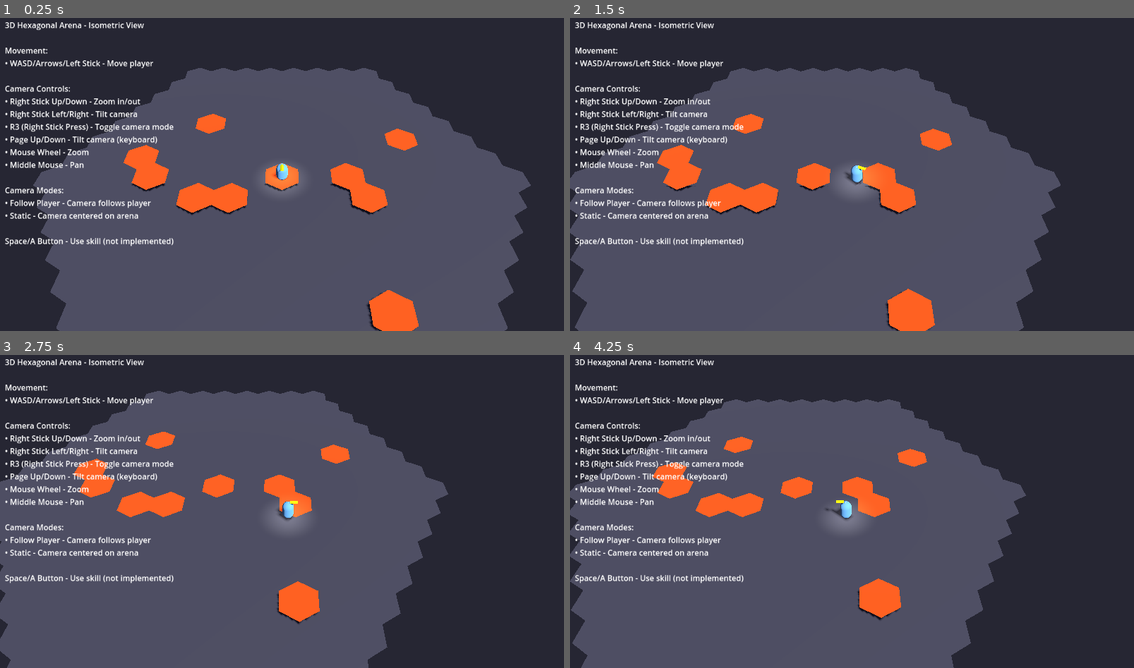
Above: before the commit, frames 1-4 (two rows, left to right).
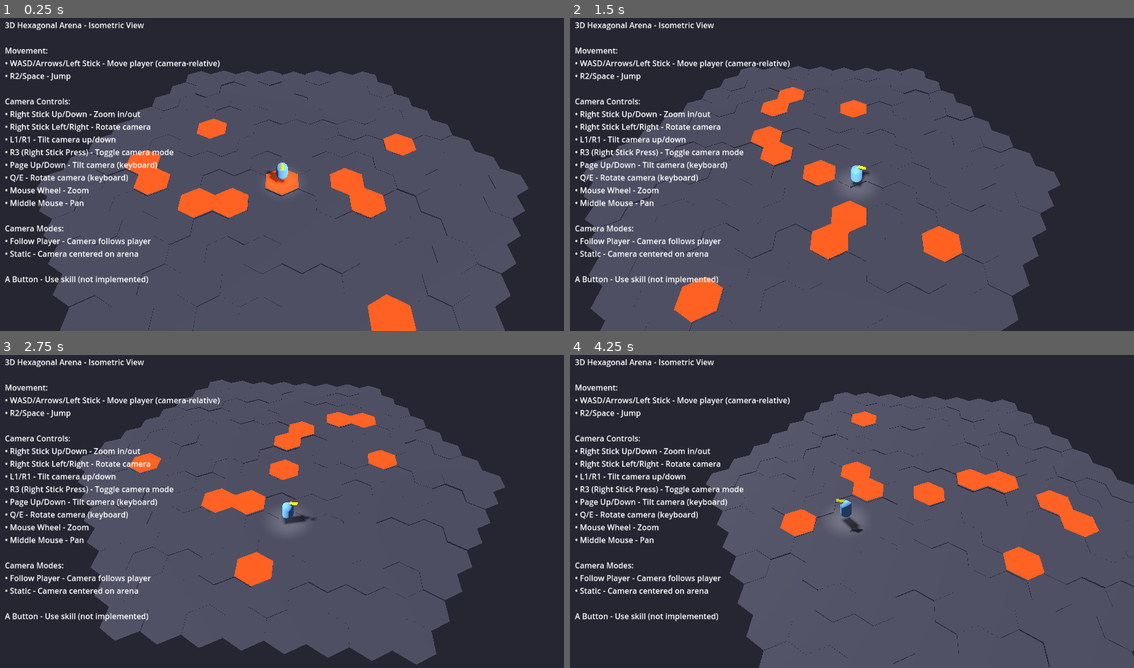
Above: after the commit, the same moments.

Repository: bbaserdem/GemBrawl
Game: Godot game, scene res://scenes/hex_arena_3d_gameplay.tscn
Same seed, same stepped clock (60 frames per second), same inputs: the game is played once before the commit and once after it.
Inputs (mouse positions are in pixels of both pictures, inside the frame that each line leads up to):
- Up to frame 1 (0.25 s): no input
- Up to frame 2 (1.5 s): move the mouse to (976, 155) at 0.52 s; hold D (move_right) 0.53-1.28 s; hold Q (rotate_camera_left) 0.53-1.28 s; click (976, 155) at 0.67 s; move the mouse to (739, 187) at 1.27 s; hold S (move_down) from 1.28 s (still down); tap E (rotate_camera_right) at 1.35 s
- Up to frame 3 (2.75 s): move the mouse to (338, 439) at 2.02 s; release S (move_down) at 2.03 s; hold D (move_right) from 2.03 s (still down); hold Q (rotate_camera_left) from 2.03 s (still down)
- Up to frame 4 (4.25 s): move the mouse to (823, 574) at 2.77 s; release D (move_right) at 2.78 s; release Q (rotate_camera_left) at 2.78 s; hold Escape (ui_page_up) 2.78-3.53 s; tap E (rotate_camera_right) at 2.85 s; click (823, 574) at 2.92 s; move the mouse to (1021, 558) at 3.52 s; hold A (move_left) from 3.53 s (still down); hold Q (rotate_camera_left) from 3.53 s (still down)

The runs differ from the first frame. In frame 1, 8.1% of the frame differs, in the area x 0-95%, y 13-100%; in frame 2, 14%; in frame 3, 32%; in frame 4, 47%, in the area x 0-100%, y 11-100%.

Commit message:
feat: Add vertical movement and improve camera controls
- Add jump functionality with R2/Space key mapping
- Implement gravity physics for both free and hex movement modes
- Add floor collision to hex tiles preventing player from falling through
- Add variable terrain height with noise for more interesting arena
- Implement proper step height for walking over small height differences

Camera improvements:
- Fix zoom polarity (up = zoom in, down = zoom out)
- Fix PS5 controller L1/R1 button mappings (indices 9/10)
- Implement smooth camera tilt interpolation
- Fix camera tilt jerking by removing duplicate input handling
- Add camera-relative movement for intuitive controls

Arena improvements:
- Create StaticBody3D with CollisionShape3D for each tile
- Add tile thickness and 3D prism mesh generation
- Add height variation with noise for terrain interest
- Position collision shapes to match tile geometry

Final control scheme:
- Left stick: Camera-relative movement
- Right stick up/down: Zoom in/out
- Right stick left/right: Rotate camera
- L1/R1: Tilt camera up/down
- R2/Space: Jump
- R3: Toggle camera mode
- Q/E: Rotate camera (keyboard)

Diff:
--- a/game/project.godot
+++ b/game/project.godot
@@ -71,3 +71,22 @@
 "events": [Object(InputEventKey,"resource_local_to_scene":false,"resource_name":"","device":-1,"window_id":0,"alt_press …(192 unchanged characters)…
 ]
 }
+tilt_camera_up={
+"deadzone": 0.5,
+"events": [Object(InputEventJoypadButton,"resource_local_to_scene":false,"resource_name":"","device":-1,"button_index":9,"pressure":0.0,"pressed":false,"script":null)
+, Object(InputEventKey,"resource_local_to_scene":false,"resource_name":"","device":-1,"window_id":0,"alt_pressed":false,"shift_pressed":false,"ctrl_pressed":false,"meta_pressed":false,"pressed":false,"keycode":0,"physical_keycode":4194305,"key_label":0,"unicode":0,"location":0,"echo":false,"script":null)
+]
+}
+tilt_camera_down={
+"deadzone": 0.5,
+"events": [Object(InputEventJoypadButton,"resource_local_to_scene":false,"resource_name":"","device":-1,"button_index":10,"pressure":0.0,"pressed":false,"script":null)
+, Object(InputEventKey,"resource_local_to_scene":false,"resource_name":"","device":-1,"window_id":0,"alt_pressed":false,"shift_pressed":false,"ctrl_pressed":false,"meta_pressed":false,"pressed":false,"keycode":0,"physical_keycode":4194307,"key_label":0,"unicode":0,"location":0,"echo":false,"script":null)
+]
+}
+jump={
+"deadzone": 0.5,
+"events": [Object(InputEventJoypadButton,"resource_local_to_scene":false,"resource_name":"","device":-1,"button_index":7,"pressure":0.0,"pressed":true,"script":null)
+, Object(InputEventJoypadMotion,"resource_local_to_scene":false,"resource_name":"","device":-1,"axis":5,"axis_value":1.0,"script":null)
+, Object(InputEventKey,"resource_local_to_scene":false,"resource_name":"","device":-1,"window_id":0,"alt_pressed":false,"shift_pressed":false,"ctrl_pressed":false,"meta_pressed":false,"pressed":false,"keycode":0,"physical_keycode":32,"key_label":0,"unicode":32,"location":0,"echo":false,"script":null)
+]
+}
--- a/game/scenes/hex_arena_3d_gameplay.tscn
+++ b/game/scenes/hex_arena_3d_gameplay.tscn
@@ -47,13 +47,16 @@
 text = "3D Hexagonal Arena - Isometric View
 
 Movement:
-• WASD/Arrows/Left Stick - Move player
+• WASD/Arrows/Left Stick - Move player (camera-relative)
+• R2/Space - Jump
 
 Camera Controls:
 • Right Stick Up/Down - Zoom in/out
-• Right Stick Left/Right - Tilt camera
+• Right Stick Left/Right - Rotate camera
+• L1/R1 - Tilt camera up/down
 • R3 (Right Stick Press) - Toggle camera mode
 • Page Up/Down - Tilt camera (keyboard)
+• Q/E - Rotate camera (keyboard)
 • Mouse Wheel - Zoom
 • Middle Mouse - Pan
 
@@ -61,4 +64,4 @@
 • Follow Player - Camera follows player
 • Static - Camera centered on arena
 
-Space/A Button - Use skill (not implemented)"
+A Button - Use skill (not implemented)"
--- a/game/scripts/camera_controller_3d.gd
+++ b/game/scripts/camera_controller_3d.gd
@@ -9,10 +9,10 @@
 @export var look_at_offset: Vector3 = Vector3.ZERO
 
 ## Tilt settings
-@export var tilt_angle: float = 45.0  # Degrees
+@export var tilt_angle: float  # Degrees - will be set from initial rotation
 @export var min_tilt: float = 15.0
 @export var max_tilt: float = 75.0
-@export var tilt_speed: float = 30.0  # Degrees per second
+@export var tilt_speed: float = 60.0  # Increased from 30 for more noticeable effect
 
 ## Zoom settings
 @export var zoom_speed: float = 0.5  # Reduced for finer control
@@ -26,7 +26,8 @@
 
 ## Rotation settings
 @export var rotation_speed: float = 90.0  # Degrees per second
-@export var enable_rotation: bool = false  # Disabled for isometric view
+@export var enable_rotation: bool = true  # Enable rotation for better control
+var current_rotation: float = 0.0  # Current rotation angle in degrees
 
 ## Follow settings
 @export var follow_target: Node3D
@@ -47,10 +48,25 @@
 var is_panning: bool = false
 var pan_start_pos: Vector2
 var pan_start_cam_pos: Vector3
+var initial_pivot_rotation: Vector3  # Store initial rotation
+var initial_tilt_degrees: float  # Store initial tilt in degrees
+var is_initialized: bool = false  # Track initialization state
+var current_tilt: float  # Actual rendered tilt (smoothly interpolated)
 
 func _ready() -> void:
 	# Initialize camera position
 	current_zoom = camera_distance
+
+	# Store initial pivot rotation
+	if camera_pivot:
+		initial_pivot_rotation = camera_pivot.rotation
+		# Calculate the initial tilt angle from the rotation
+		initial_tilt_degrees = -rad_to_deg(initial_pivot_rotation.x)
+		# Set our tilt angle to match the initial rotation
+		tilt_angle = initial_tilt_degrees
+		current_tilt = tilt_angle  # Initialize current tilt
+
+	is_initialized = true
 	_update_camera_position()
 
 	# Set up input
@@ -70,6 +86,12 @@
 	# Handle continuous input (keyboard and gamepad camera control)
 	_handle_keyboard_input(delta)
 	_handle_gamepad_camera(delta)
+
+	# Smoothly interpolate tilt
+	if is_initialized and abs(current_tilt - tilt_angle) > 0.01:
+		var old_current = current_tilt
+		current_tilt = lerp(current_tilt, tilt_angle, 10.0 * delta)
+		_update_camera_position()
 
 	# Handle edge panning
 	if enable_edge_pan:
@@ -94,12 +116,6 @@
 				global_position = global_position.lerp(target_pos, follow_smoothness * delta)
 
 func _unhandled_input(event: InputEvent) -> void:
-	# Camera tilt (Page Up/Down only - removed R1/R2)
-	if event.is_action_pressed("ui_page_up"):
-		_adjust_tilt(-tilt_speed / 10.0)
-	elif event.is_action_pressed("ui_page_down"):
-		_adjust_tilt(tilt_speed / 10.0)
-
 	# Toggle camera mode with R3 (right stick press)
 	if event is InputEventJoypadButton:
 		if event.button_index == JOY_BUTTON_RIGHT_STICK and event.pressed:
@@ -139,6 +155,8 @@
 		elif Input.is_action_pressed("rotate_camera_right"):
 			rotation.y -= deg_to_rad(rotation_speed * delta)
 
+## Gamepad functions
+
 func _handle_gamepad_camera(delta: float) -> void:
 	# Right stick camera controls
 	if Input.get_connected_joypads().size() > 0:
@@ -153,11 +171,18 @@
 
 		# Right stick Y-axis: Zoom (up = zoom in, down = zoom out)
 		if right_stick_y != 0:
-			_adjust_zoom(-zoom_speed * right_stick_y)  # Negative for intuitive control
-
-		# Right stick X-axis: Camera tilt (left = tilt up, right = tilt down)
-		if right_stick_x != 0:
-			_adjust_tilt(tilt_speed * right_stick_x * delta)
+			_adjust_zoom(zoom_speed * right_stick_y)  # Positive for intuitive control (up = negative axis = zoom in)
+
+		# Right stick X-axis: Rotate camera around scene
+		if right_stick_x != 0 and enable_rotation:
+			current_rotation += rotation_speed * right_stick_x * delta
+			_update_camera_position()
+
+		# Handle camera tilt with L1/R1
+		if Input.is_action_pressed("tilt_camera_up"):
+			_adjust_tilt(tilt_speed * delta)
+		elif Input.is_action_pressed("tilt_camera_down"):
+			_adjust_tilt(-tilt_speed * delta)
 
 func _handle_edge_pan(delta: float) -> void:
 	var viewport = get_viewport()
@@ -184,19 +209,26 @@
 		global_position += pan_dir * pan_speed * delta
 
 func _adjust_tilt(delta_tilt: float) -> void:
+	# Simply update the target tilt angle - smoothing happens in _process
 	tilt_angle = clamp(tilt_angle + delta_tilt, min_tilt, max_tilt)
-	_update_camera_position()
 
 func _adjust_zoom(delta_zoom: float) -> void:
 	current_zoom = clamp(current_zoom + delta_zoom, min_zoom, max_zoom)
 	_update_camera_position()
 
 func _update_camera_position() -> void:
-	if not camera_pivot or not camera:
+	if not is_initialized or not camera_pivot or not camera:
 		return
 
-	# Update pivot tilt
-	camera_pivot.rotation.x = -deg_to_rad(tilt_angle)
+	# Update camera rotation around Y axis
+	rotation.y = deg_to_rad(current_rotation)
+
+	# Update pivot tilt - use negative because rotation.x is inverted in Godot
+	var target_rotation = -deg_to_rad(current_tilt)
+	camera_pivot.rotation.x = target_rotation  # Use interpolated tilt
+	# Preserve Y and Z rotations from initial setup
+	camera_pivot.rotation.y = initial_pivot_rotation.y
+	camera_pivot.rotation.z = initial_pivot_rotation.z
 
 	# Update camera distance
 	camera.position = Vector3(0, 0, current_zoom)
--- a/game/scripts/hex_arena_3d.gd
+++ b/game/scripts/hex_arena_3d.gd
@@ -7,6 +7,11 @@
 @export var arena_radius: int = 7
 @export var hex_size: float = 1.0
 @export var hazard_count: int = 10
+
+## Tile configuration
+@export var tile_thickness: float = 0.5  # Height of tile blocks
+@export var height_noise_amount: float = 0.05  # Random height variation
+@export var hazard_height_offset: float = 0.1  # Height offset for hazards
 
 ## Visual settings
 @export var floor_material: StandardMaterial3D
@@ -41,22 +46,23 @@
 	var arrays = []
 	arrays.resize(Mesh.ARRAY_MAX)
 
-	# Create vertices for pointy-top hexagon
+	# Create vertices for pointy-top hexagon prism
 	var vertices = PackedVector3Array()
 	var uvs = PackedVector2Array()
 	var normals = PackedVector3Array()
 
+	# Top face
 	# Center vertex
-	vertices.push_back(Vector3.ZERO)
+	vertices.push_back(Vector3(0, tile_thickness/2, 0))
 	uvs.push_back(Vector2(0.5, 0.5))
 	normals.push_back(Vector3.UP)
 
-	# Outer vertices (6 points)
+	# Outer vertices (6 points) - top face
 	for i in range(6):
 		var angle = (PI / 3.0) * i - PI / 6.0  # Start at top point
 		var x = hex_size * cos(angle)
 		var z = hex_size * sin(angle)
-		vertices.push_back(Vector3(x, 0, z))
+		vertices.push_back(Vector3(x, tile_thickness/2, z))
 
 		# UV coordinates
 		var u = 0.5 + 0.5 * cos(angle)
@@ -99,9 +105,16 @@
 
 	# Create mesh instances for each hex
 	for hex_coord in hexes:
+		# Create a static body for collision
+		var static_body = StaticBody3D.new()
+		var base_pos = HexGrid3D.hex_to_world_3d(hex_coord)
+		# Add random height variation
+		var height_offset = randf_range(-height_noise_amount, height_noise_amount)
+		static_body.position = base_pos + Vector3(0, height_offset, 0)
+
+		# Add mesh instance as child of static body
 		var mesh_instance = MeshInstance3D.new()
 		mesh_instance.mesh = hex_mesh
-		mesh_instance.position = HexGrid3D.hex_to_world_3d(hex_coord)
 
 		# Apply material
 		if floor_material:
@@ -112,11 +125,16 @@
 			mat.albedo_color = Color(0.3, 0.3, 0.3)
 			mesh_instance.material_override = mat
 
-		add_child(mesh_instance)
-		floor_tiles[hex_coord] = mesh_instance
-
-		# Add to navigation mesh (future feature)
-		# Add collision (future feature)
+		# Add collision shape
+		var collision_shape = CollisionShape3D.new()
+		collision_shape.shape = _create_hex_collision_shape()
+		# Position collision shape to match the tile thickness
+		collision_shape.position.y = tile_thickness / 2
+
+		static_body.add_child(mesh_instance)
+		static_body.add_child(collision_shape)
+		add_child(static_body)
+		floor_tiles[hex_coord] = static_body
 
 ## Generate hazards on the arena
 func generate_hazards() -> void:
@@ -142,10 +160,15 @@
 
 			# Check if not already occupied
 			if not hazard_tiles.has(hex_coord):
+				# Create static body for hazard collision
+				var hazard_body = StaticBody3D.new()
+				var base_pos = HexGrid3D.hex_to_world_3d(hex_coord)
+				# Add hazard height offset - smaller to not block movement
+				hazard_body.position = base_pos + Vector3(0, hazard_height_offset, 0)
+
+				# Add mesh
 				var hazard_mesh = MeshInstance3D.new()
 				hazard_mesh.mesh = hex_mesh
-				hazard_mesh.position = HexGrid3D.hex_to_world_3d(hex_coord)
-				hazard_mesh.position.y = 0.2  # Raised above floor for better visibility
 
 				# Apply hazard material
 				if hazard_material:
@@ -158,8 +181,16 @@
 					mat.emission_energy = 0.5
 					hazard_mesh.material_override = mat
 
-				add_child(hazard_mesh)
-				hazard_tiles[hex_coord] = hazard_mesh
+				# Add collision shape
+				var collision_shape = CollisionShape3D.new()
+				collision_shape.shape = _create_hex_collision_shape()
+				# Position collision shape to match the tile thickness
+				collision_shape.position.y = tile_thickness / 2
+
+				hazard_body.add_child(hazard_mesh)
+				hazard_body.add_child(collision_shape)
+				add_child(hazard_body)
+				hazard_tiles[hex_coord] = hazard_body
 				placed += 1
 
 ## Generate spawn points for players
@@ -207,6 +238,14 @@
 func is_valid_hex(hex_coord: Vector2i) -> bool:
 	return floor_tiles.has(hex_coord)
 
+## Create a collision shape for hex tiles
+func _create_hex_collision_shape() -> Shape3D:
+	# Create a simple box shape for now
+	# In a real implementation, you'd want a proper hexagonal prism
+	var box_shape = BoxShape3D.new()
+	box_shape.size = Vector3(hex_size * 1.5, tile_thickness, hex_size * 1.5)
+	return box_shape
+
 ## Check if a hex coordinate has a hazard
 func is_hazard_hex(hex_coord: Vector2i) -> bool:
 	return hazard_tiles.has(hex_coord)
--- a/game/scripts/player_3d.gd
+++ b/game/scripts/player_3d.gd
@@ -14,6 +14,13 @@
 @export var friction: float = 10.0
 @export var rotation_speed: float = 10.0
 
+## Jump and gravity settings
+@export var jump_force: float = 10.0
+@export var gravity: float = 20.0
+@export var max_fall_speed: float = 30.0
+@export var ground_height: float = 0.5  # Default ground level
+@export var step_height: float = 0.3  # Maximum height the player can step up
+
 ## Hex movement
 @export var snap_to_hex: bool = false  # Whether to snap to hex centers
 @export var hex_move_time: float = 0.2  # Time to move between hexes
@@ -47,6 +54,10 @@
 @onready var collision_shape: CollisionShape3D = $CollisionShape3D
 
 func _ready() -> void:
+	# Configure floor stepping
+	floor_snap_length = step_height
+	floor_max_angle = deg_to_rad(45)  # Allow walking up 45 degree slopes
+
 	# Find arena in scene
 	arena = get_node_or_null("/root/Main/HexArena3D")
 
@@ -63,8 +74,9 @@
 	# Initialize hex position
 	_update_current_hex()
 
-	# Ensure player starts at correct height
-	global_position.y = 0.5
+	# Set initial height - will be adjusted by gravity/collision
+	if global_position.y < ground_height:
+		global_position.y = ground_height
 
 func _physics_process(delta: float) -> void:
 	if not is_local_player or not is_alive:
@@ -86,31 +98,51 @@
 	# Get input vector
 	var input_vector = _get_movement_input()
 
+	# Apply gravity
+	if not is_on_floor():
+		velocity.y -= gravity * delta
+		velocity.y = max(velocity.y, -max_fall_speed)
+
+	# Handle jumping
+	if is_on_floor() and Input.is_action_just_pressed("jump"):
+		velocity.y = jump_force
+
 	if input_vector.length() > 0:
-		# Convert 2D input to 3D movement (fixed world directions)
-		# Right = +X, Down = +Z (standard for top-down view)
-		var movement_direction = Vector3(input_vector.x, 0, input_vector.y)
-
-		# Apply movement
-		velocity = velocity.move_toward(movement_direction * movement_speed, acceleration * delta)
+		# Get camera rotation for camera-relative movement
+		var camera = get_viewport().get_camera_3d()
+		var camera_transform = camera.get_global_transform()
+
+		# Get camera forward and right vectors (projected on XZ plane)
+		var cam_forward = -camera_transform.basis.z
+		cam_forward.y = 0
+		cam_forward = cam_forward.normalized()
+
+		var cam_right = camera_transform.basis.x
+		cam_right.y = 0
+		cam_right = cam_right.normalized()
+
+		# Convert 2D input to 3D movement relative to camera
+		var movement_direction = cam_forward * -input_vector.y + cam_right * input_vector.x
+
+		# Apply horizontal movement
+		var horizontal_velocity = Vector3(velocity.x, 0, velocity.z)
+		horizontal_velocity = horizontal_velocity.move_toward(movement_direction * movement_speed, acceleration * delta)
+		velocity.x = horizontal_velocity.x
+		velocity.z = horizontal_velocity.z
 
 		# Rotate to face movement direction
-		if velocity.length() > 0.1:
-			var look_direction = velocity.normalized()
+		if horizontal_velocity.length() > 0.1:
+			var look_direction = horizontal_velocity.normalized()
 			var target_rotation = atan2(look_direction.x, look_direction.z)
 			rotation.y = lerp_angle(rotation.y, target_rotation, rotation_speed * delta)
 	else:
-		# Apply friction
-		velocity = velocity.move_toward(Vector3.ZERO, friction * delta)
-
-	# Keep player at fixed height (no gravity needed for isometric view)
-	velocity.y = 0
+		# Apply friction to horizontal movement only
+		var horizontal_velocity = Vector3(velocity.x, 0, velocity.z)
+		horizontal_velocity = horizontal_velocity.move_toward(Vector3.ZERO, friction * delta)
+		velocity.x = horizontal_velocity.x
+		velocity.z = horizontal_velocity.z
 
 	move_and_slide()
-
-	# Ensure player stays at correct height
-	if global_position.y != 0.5:
-		global_position.y = 0.5
 
 	# Update current hex position
 	var new_hex = HexGrid3D.world_to_hex_3d(global_position)
@@ -120,6 +152,15 @@
 
 ## Handle hex-snapped movement
 func _handle_hex_movement(delta: float) -> void:
+	# Apply gravity regardless of hex movement
+	if not is_on_floor():
+		velocity.y -= gravity * delta
+		velocity.y = max(velocity.y, -max_fall_speed)
+
+	# Handle jumping
+	if is_on_floor() and Input.is_action_just_pressed("jump"):
+		velocity.y = jump_force
+
 	if not is_moving_to_hex:
 		# Get input and determine target hex
 		var input_vector = _get_movement_input()
@@ -155,14 +196,19 @@
 		# Interpolate position
 		var start_pos = HexGrid3D.hex_to_world_3d(current_hex)
 		var end_pos = HexGrid3D.hex_to_world_3d(target_hex)
-		global_position = start_pos.lerp(end_pos, hex_move_progress)
-		global_position.y = 0.5  # Keep player above ground
+		var interpolated_pos = start_pos.lerp(end_pos, hex_move_progress)
+		global_position.x = interpolated_pos.x
+		global_position.z = interpolated_pos.z
+		# Let gravity handle Y position
 
 		# Face movement direction
 		if hex_move_progress < 0.5:
 			var look_dir = (end_pos - start_pos).normalized()
 			var target_rotation = atan2(look_dir.x, look_dir.z)
 			rotation.y = lerp_angle(rotation.y, target_rotation, rotation_speed * delta)
+
+	# Always apply physics to handle collisions and gravity
+	move_and_slide()
 
 ## Get movement input from player
 func _get_movement_input() -> Vector2:
@@ -246,7 +292,7 @@
 ## Respawn the player at a given position
 func respawn(spawn_position: Vector3) -> void:
 	global_position = spawn_position
-	global_position.y = 0.5  # Ensure correct height
+	velocity = Vector3.ZERO  # Reset velocity on respawn
 	is_alive = true
 	gem_data.current_health = gem_data.max_health
 	health_changed.emit(gem_data.current_health, gem_data.max_health)
@@ -257,5 +303,6 @@
 func set_hex_position(hex_coord: Vector2i) -> void:
 	current_hex = hex_coord
 	target_hex = hex_coord
-	global_position = HexGrid3D.hex_to_world_3d(hex_coord)
-	global_position.y = 0.5  # Player height
+	var hex_pos = HexGrid3D.hex_to_world_3d(hex_coord)
+	global_position = hex_pos
+	global_position.y = max(hex_pos.y + ground_height, global_position.y)  # Ensure above ground
